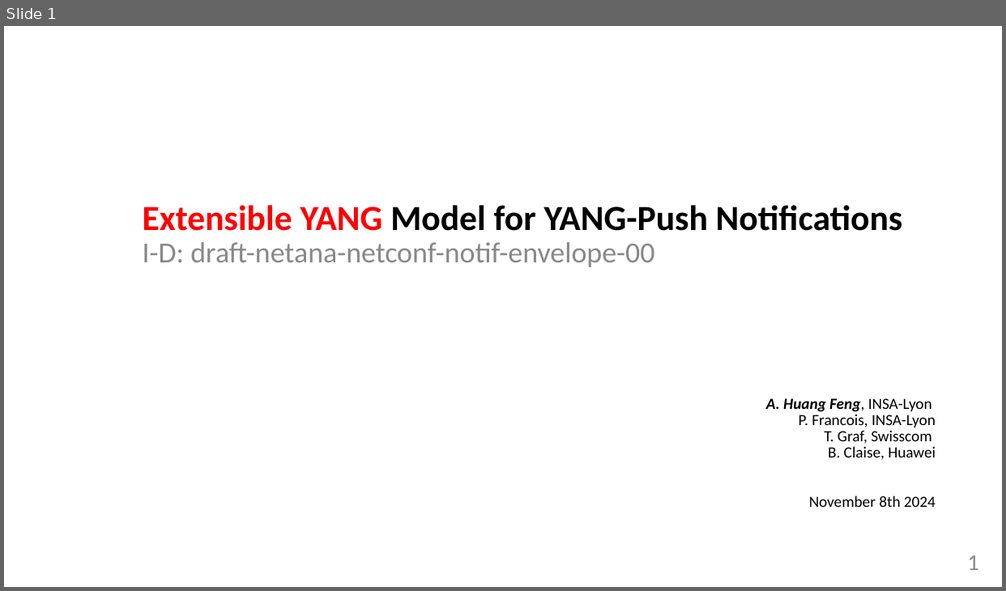
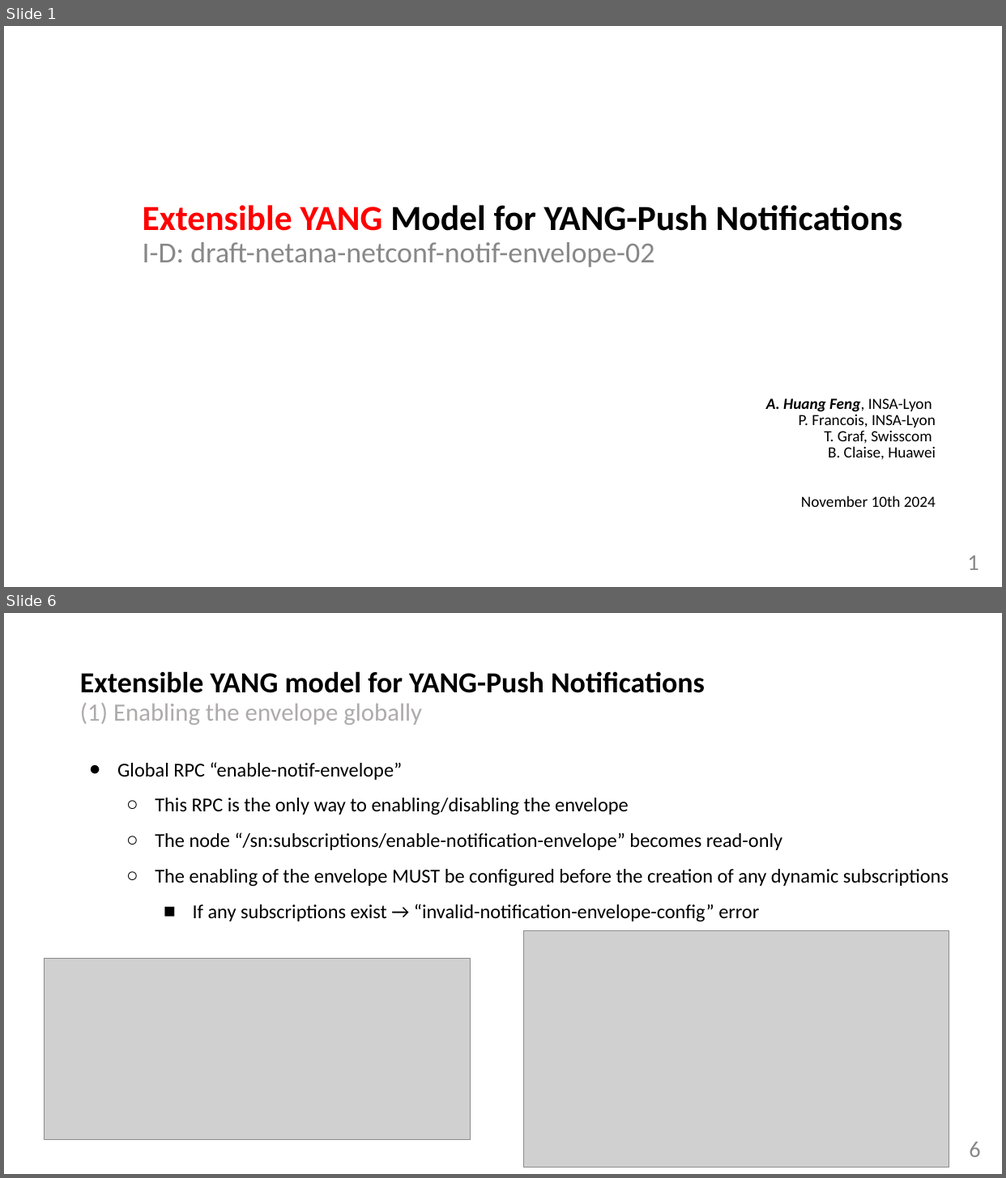
Before and after one commit to network-analytics/ietf-network-analytics-document-status, a slide deck: 122/NETCONF/netconf-nmop-interim-draft-netana-netconf-notif-envelope-02.pptx. Shown one above the other, each under a label of ours: slide 1 before the commit, slides 1 and 6 after it; the slides between them are not shown. The pictures are 1006x591 and 1006x1178 pixels, drawn with LibreOffice and Linux fonts; fonts in the diff are those of the drawing; grey boxes stand for pictures. Boxes give left, top, right and bottom in pixels: in the first picture for what was removed or moved away, otherwise in the second. Text is boxed around its words. In the diff, an @@ line names an element or a change of style, - is before the commit and + after.

Commit message:
notif-envelope

```diff
--- a/122/NETCONF/netconf-nmop-interim-draft-netana-netconf-notif-envelope-02.pptx
+++ b/122/NETCONF/netconf-nmop-interim-draft-netana-netconf-notif-envelope-02.pptx
@@ slide 6 added at (4, 613, 1002, 1174), background #FFFFFF @@
@@ title added at (80, 671, 705, 725), 28 pt, text #000000, bold @@
+Extensible YANG model for YANG-Push Notifications
+(1) Enabling the envelope globally
@@ text added at (117, 762, 948, 922), 19 pt, text #000000 @@
+● Global RPC “enable-notif-envelope”
+  ○ This RPC is the only way to enabling/disabling the envelope
+  ○ The node “/sn:subscriptions/enable-notification-envelope” becomes read-only
+  ○ The enabling of the envelope MUST be configured before the creation of any dynamic subscriptions
+    ■ If any subscriptions exist → “invalid-notification-envelope-config” error
@@ picture added at (523, 931, 949, 1168) @@
@@ picture added at (44, 959, 471, 1140) @@
@@ page number added at (969, 1142, 980, 1157), 22 pt, text #888888 @@
+6
@@ slide 1 changed as well @@
@@ text at (143, 205, 902, 267): text changed @@
-Extensible YANG Model for YANG-Push Notifications
-I-D: draft-netana-netconf-notif-envelope-00
+Extensible YANG Model for YANG-Push Notifications
+I-D: draft-netana-netconf-notif-envelope-02
@@ text at (801, 496, 936, 507): text changed @@
-November 8th 2024
+November 10th 2024
```
Also in this commit, not shown: 10 other slides changed, 8 other slides added, 1 other file.
